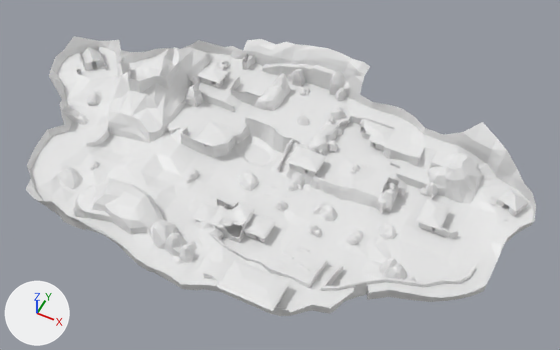
A saved change to the Blender file art/blender/recovered_map_mp7.blend.
Both versions are drawn from a camera (50 mm lens) standing at (95.7, -161.8, 218.7) and looking at (12.2, 5.1, 10.1). The axes (+X, +Y, +Z) are drawn at lower left. The lights are the same throughout. The picture after the commit comes second. The same objects are shown in both versions, whatever each file hides.

Script lines for the objects in view, before the commit:
```python
me_recovered_map_mp7_colonly = bpy.data.meshes.new('recovered_map_mp7-colonly')
me_recovered_map_mp7_colonly.from_pydata(...)  # 27105 vertices, 9035 faces; spans x -97.0..99.0, y -52.0..60.0, z 2.0..26.0
ob_recovered_map_mp7_colonly = bpy.data.objects.new('recovered_map_mp7-colonly', me_recovered_map_mp7_colonly)
ob_recovered_map_mp7_colonly.location = (0.0, 0.0, 0.0)
```
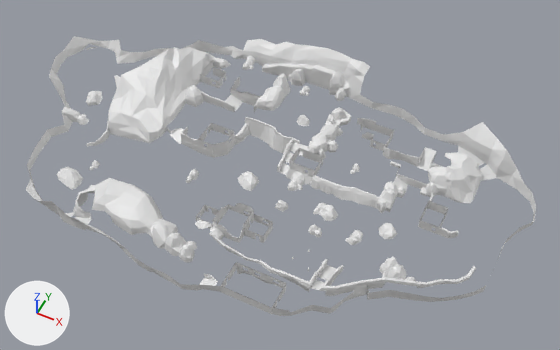
Where the change shows, as pixel boxes [x1, y1, x2, y2] in the pictures (560 x 350 px):
```json
{"part": 1, "of": "me_recovered_map_mp7_colonly", "change": "deleted", "before": [39, 44, 533, 311]}
{"part": 2, "of": "me_recovered_map_mp7_colonly", "change": "cut back", "before": [27, 36, 536, 316], "after": [98, 54, 385, 265]}
```

Scene script edits in JSON lines:
```json
{"block": "me_recovered_map_mp7_colonly", "where": "# used by ob_recovered_map_mp7_colonly; location = (0.0, 0.0, 0.0)"}
{"op": "remove", "block": "me_recovered_map_mp7_colonly", "code": "me_recovered_map_mp7_colonly.from_pydata(...)  # 27105 vertices, 9035 faces; spans x -97.0..99.0, y -52.0..60.0, z 2.0..26.0"}
{"op": "add", "block": "me_recovered_map_mp7_colonly", "code": "me_recovered_map_mp7_colonly.from_pydata(...)  # 14502 vertices, 4834 faces; spans x -97.0..99.0, y -52.0..60.0, z 2.0..26.0"}
{"block": "me_recovered_map_mp7_colonly", "change": "me_recovered_map_mp7_colonly part 1: 2798 loose pieces with 8394 vertices, spanning x -96.0..99.0, y -49.0..53.0, z 2.0..24.0, are deleted"}
{"block": "me_recovered_map_mp7_colonly", "change": "me_recovered_map_mp7_colonly part 2: 139 vertices moved within x -63.0..64.0, y -32.0..56.0, z 3.0..14.0; 4209 vertices removed from x -96.0..99.0, y -52.0..56.0, z 2.0..18.0"}
```
